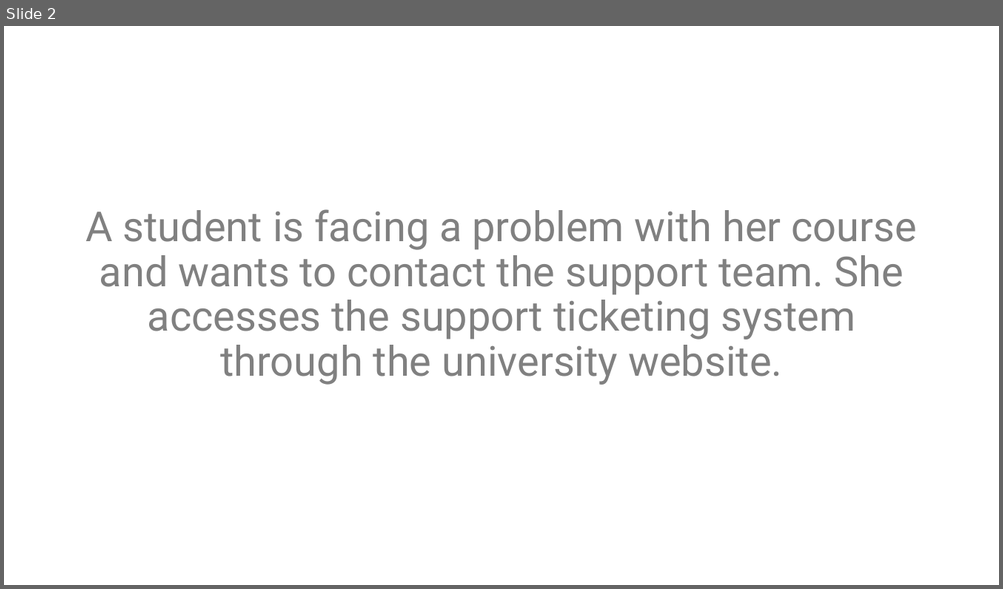
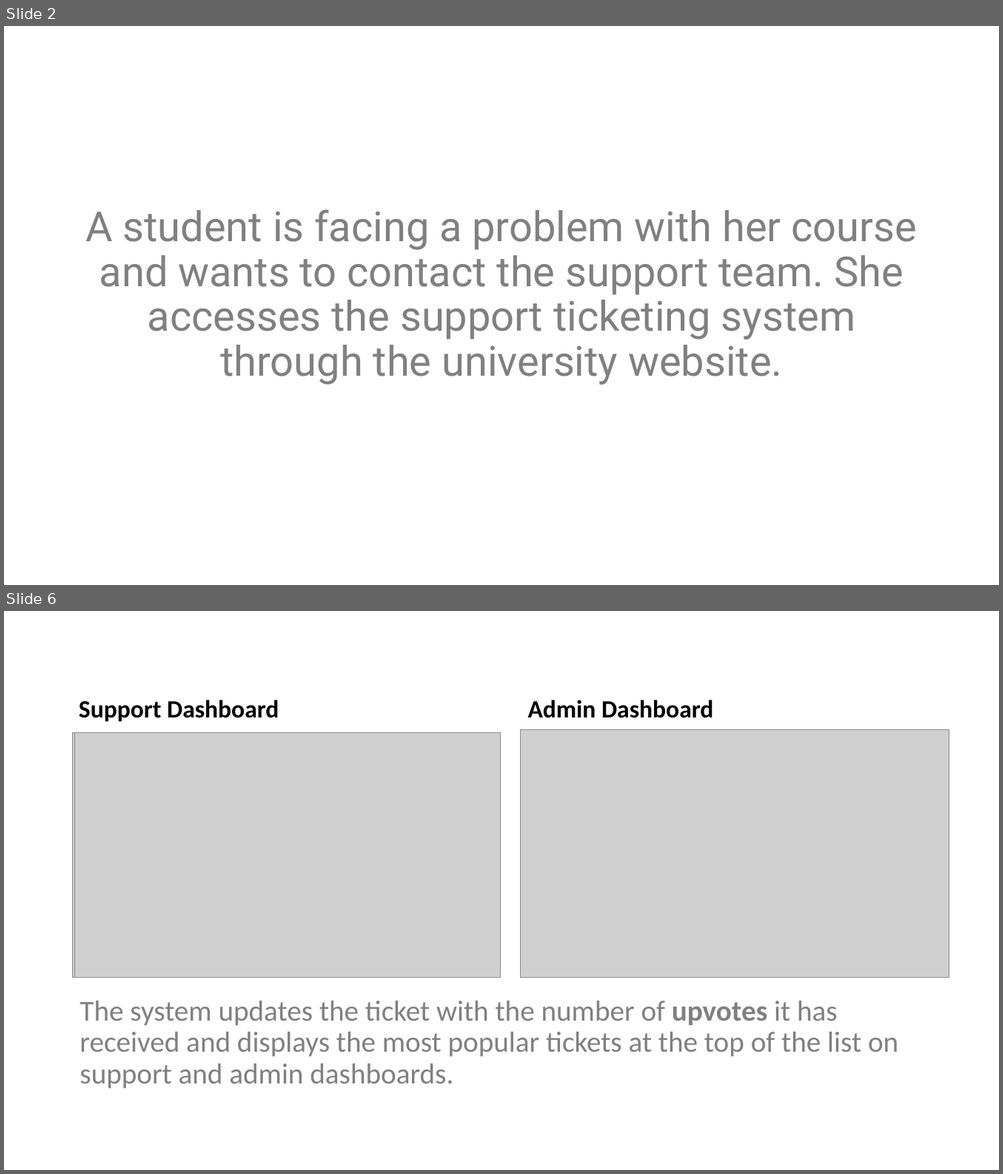
Before and after one commit to bsc-iitm/soft-engg-project-jan-2023-group-13, a slide deck: project/documents/m2-UserInterfaces/Storyboard - Smart Support.pptx. Shown one above the other, each under a label of ours: slide 2 before the commit, slides 2 and 6 after it; the slides between them are not shown. The pictures are 1003x589 and 1003x1174 pixels, drawn with LibreOffice and Linux fonts; fonts in the diff are those of the drawing; grey boxes stand for pictures. Boxes give left, top, right and bottom in pixels: in the first picture for what was removed or moved away, otherwise in the second. Text is boxed around its words. In the diff, an @@ line names an element or a change of style, - is before the commit and + after.

```diff
--- a/project/documents/m2-UserInterfaces/Storyboard - Smart Support.pptx
+++ b/project/documents/m2-UserInterfaces/Storyboard - Smart Support.pptx
@@ slide 6 added at box(4, 611, 999, 1170), background #FFFFFF @@
@@ text added at box(79, 700, 279, 722), 24 pt, text #000000, bold @@
+Support Dashboard
@@ text added at box(528, 700, 713, 718), 24 pt, text #000000, bold @@
+Admin Dashboard
@@ picture added at box(73, 732, 497, 977) @@
@@ picture added at box(75, 732, 500, 977) @@
@@ picture added at box(521, 732, 945, 977) @@
@@ picture added at box(521, 729, 948, 977) @@
@@ text added at box(79, 1001, 898, 1088), 28 pt, text #808080 @@
+The system updates the ticket with the number of upvotes it has received and displays the most popular tickets at the top of the list on support and admin dashboards.
```
Also in this commit, not shown: 3 slides changed, 4 other slides added, 1 slide removed, 1 other file.
